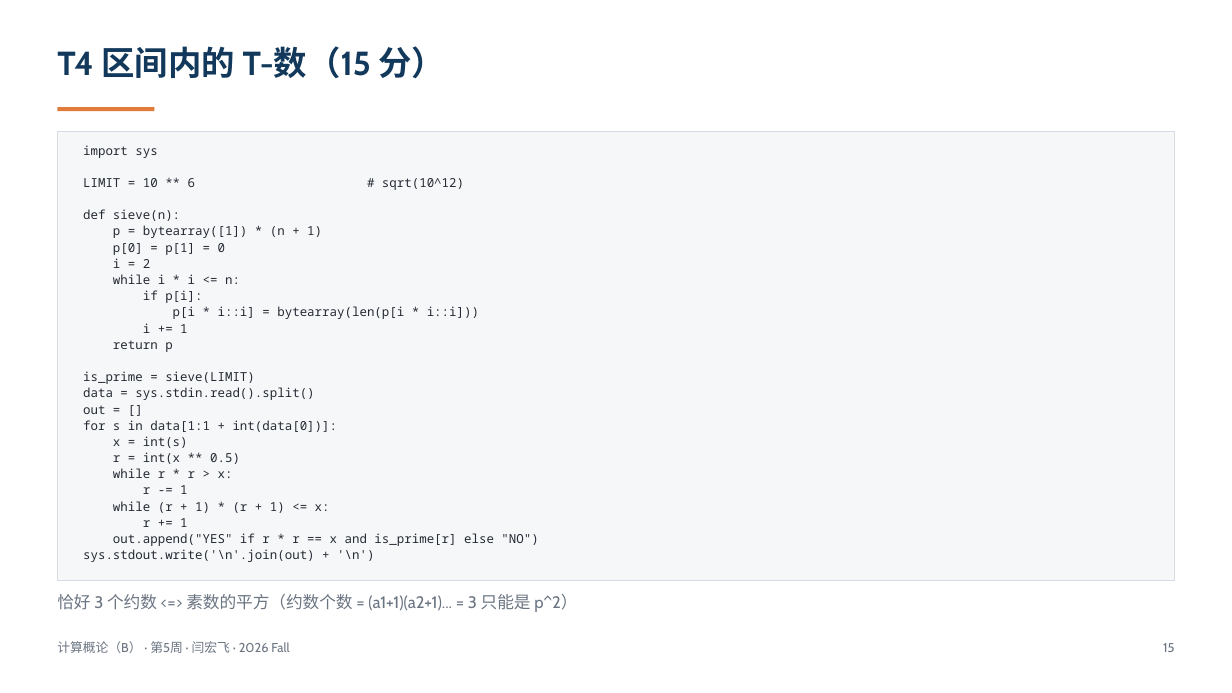
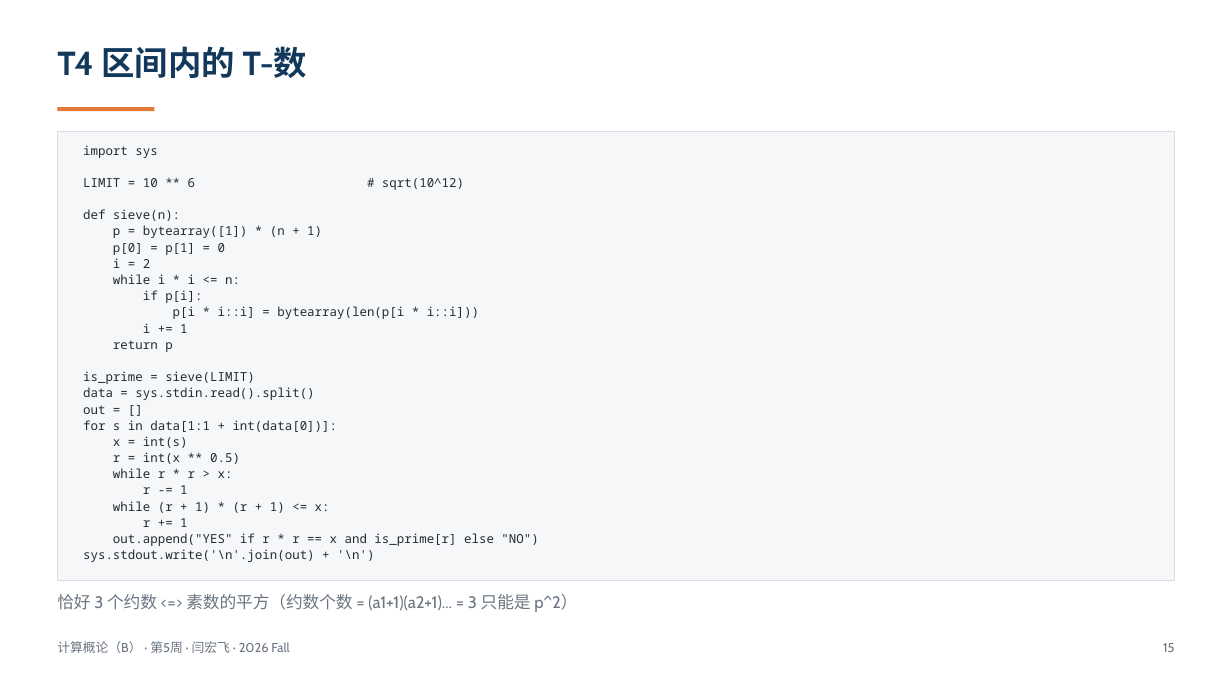
Before and after one commit to GMyhf/2026fall-cs101, a slide deck: slide 15 of courseware/202609_ADS_W05_October_Exam_Review.pptx. Drawn at 1232x693 pixels with LibreOffice and Linux fonts; fonts in the diff are those of the drawing. Boxes give left, top, right and bottom in pixels: in the first picture for what was removed or moved away, otherwise in the second. Text is boxed around its words. In the diff, an @@ line names an element or a change of style, - is before the commit and + after.

```diff
--- a/courseware/202609_ADS_W05_October_Exam_Review.pptx
+++ b/courseware/202609_ADS_W05_October_Exam_Review.pptx
@@ text at (x1=57, y1=46, x2=308, y2=78): text changed @@
-T4 区间内的 T-数（15 分）
+T4 区间内的 T-数
```
Also in this commit, not shown: 6 other slides changed, 1 other file.
